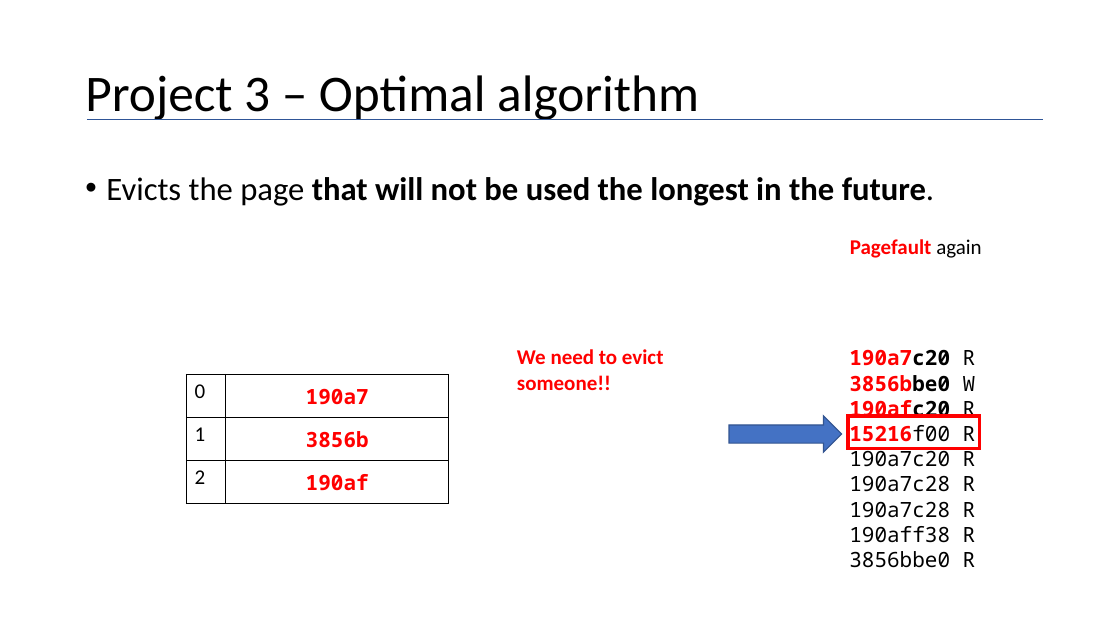
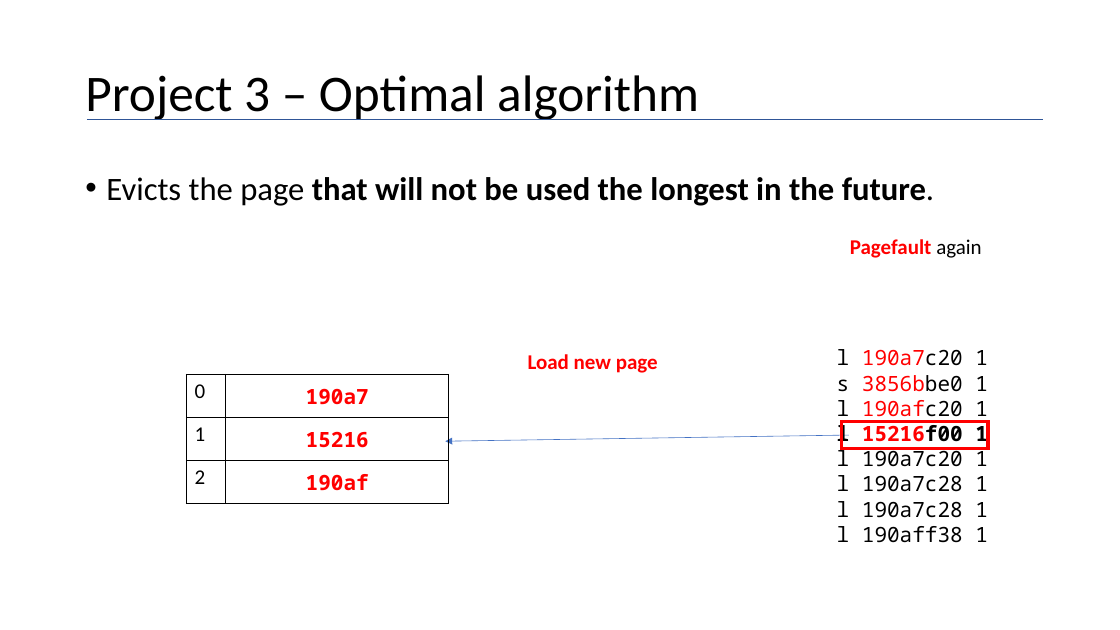
Before and after one commit to maher460/Pitt_CS1550_recitation_materials, a slide deck: slide 20 of week10/cs1550_spring2019_project3.pptx (slide 15 before the commit). Drawn at 1120x630 pixels with LibreOffice and Linux fonts; fonts in the diff are those of the drawing. Boxes give left, top, right and bottom in pixels: in the first picture for what was removed or moved away, otherwise in the second. Text is boxed around its words. In the diff, an @@ line names an element or a change of style, - is before the commit and + after.

```diff
--- a/week10/cs1550_spring2019_project3.pptx
+++ b/week10/cs1550_spring2019_project3.pptx
@@ text at [528, 354, 658, 373]: text changed @@
-We need to evict someone!!
+Load new page
@@ text at [837, 349, 988, 543]: text changed @@
-190a7c20 R
-3856bbe0 W
-190afc20 R
-15216f00 R
-190a7c20 R
-190a7c28 R
-190a7c28 R
-190aff38 R
-3856bbe0 R
+l 190a7c20 1
+s 3856bbe0 1
+l 190afc20 1
+l 15216f00 1
+l 190a7c20 1
+l 190a7c28 1
+l 190a7c28 1
+l 190aff38 1
@@ table at [187, 375, 449, 504] @@
-row 2, column 2: 3856b
+row 2, column 2: 15216
@@ right arrow removed at [729, 416, 842, 452] @@
@@ arrow added from (849, 435) to (445, 441), #4472C4 0.5 pt @@
@@ rectangle: place and size @@
-rectangle at [849, 416, 980, 449]
+rectangle at [842, 422, 988, 450]
```
Also in this commit, not shown: 29 other slides changed, 9 slides added, 17 slides removed, 1 other file.
